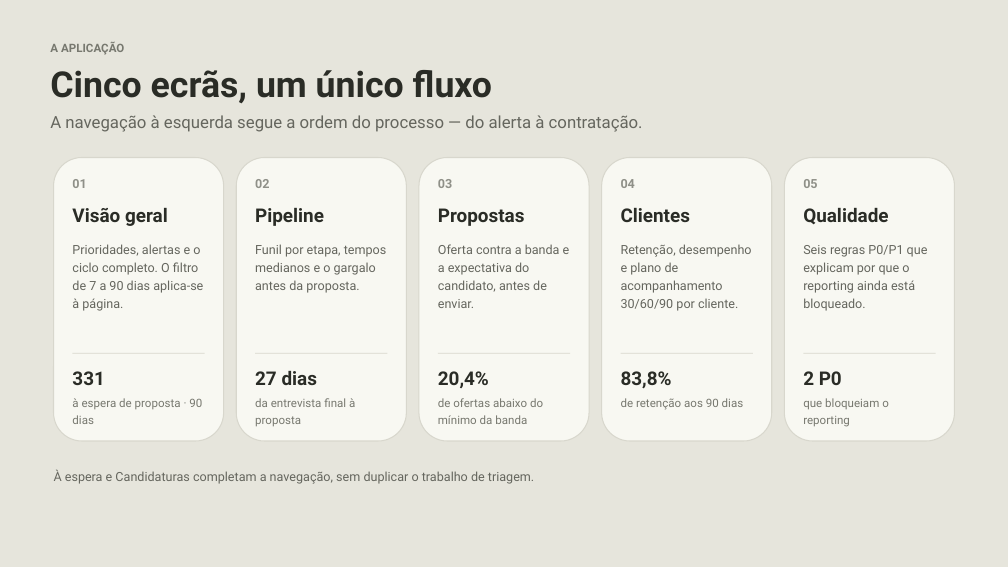
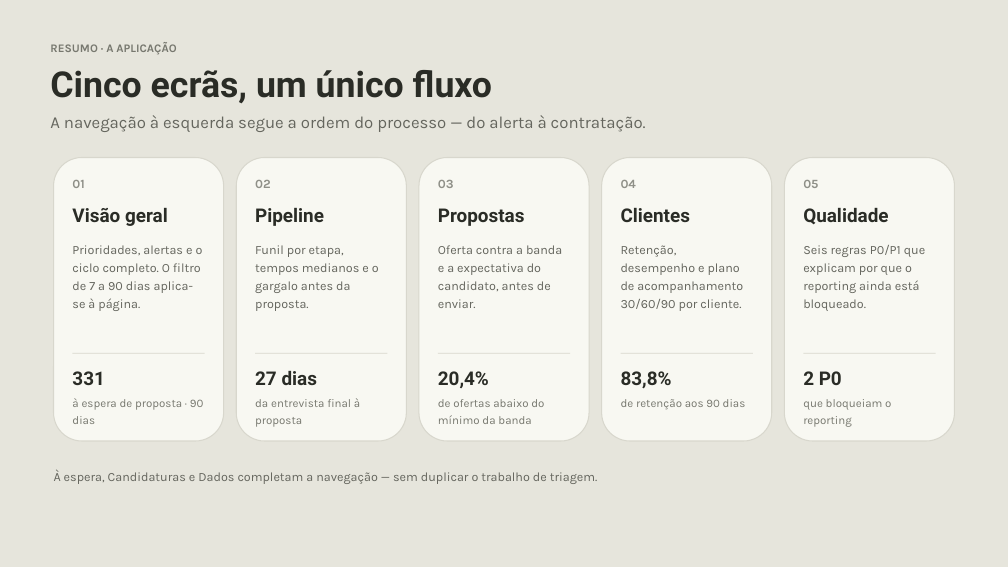
Before and after one commit to charlesaobirch/hackathon-recrutamento, a slide deck: slide 4 of apresentacao/farol-resumo-5min.pptx (slide 3 before the commit). Drawn at 1008x567 pixels with LibreOffice and Linux fonts; fonts in the diff are those of the drawing. Boxes give left, top, right and bottom in pixels: in the first picture for what was removed or moved away, otherwise in the second. Text is boxed around its words. In the diff, an @@ line names an element or a change of style, - is before the commit and + after.

```diff
--- a/apresentacao/farol-resumo-5min.pptx
+++ b/apresentacao/farol-resumo-5min.pptx
@@ text at (x1=50, y1=42, x2=176, y2=54): text changed; font Roboto to Karla @@
-A APLICAÇÃO
+RESUMO · A APLICAÇÃO
@@ font Roboto to Karla in 12 elements at (x1=50, y1=115, x2=646, y2=132), (x1=438, y1=180, x2=454, y2=188), (x1=72, y1=245, x2=203, y2=311), (x1=255, y1=245, x2=379, y2=311), (x1=438, y1=245, x2=562, y2=308), (x1=621, y1=245, x2=743, y2=311), (x1=803, y1=245, x2=925, y2=311), (x1=72, y1=398, x2=204, y2=424), (x1=255, y1=398, x2=360, y2=427), (x1=438, y1=399, x2=544, y2=424), (x1=621, y1=399, x2=746, y2=410), (x1=803, y1=399, x2=891, y2=427) @@
@@ text at (x1=54, y1=470, x2=598, y2=484): text changed; font Roboto to Karla @@
-À espera e Candidaturas completam a navegação, sem duplicar o trabalho de triagem.
+À espera, Candidaturas e Dados completam a navegação — sem duplicar o trabalho de triagem.
```
Also in this commit, not shown: 4 other slides changed, 4 slides removed, 27 other files.
